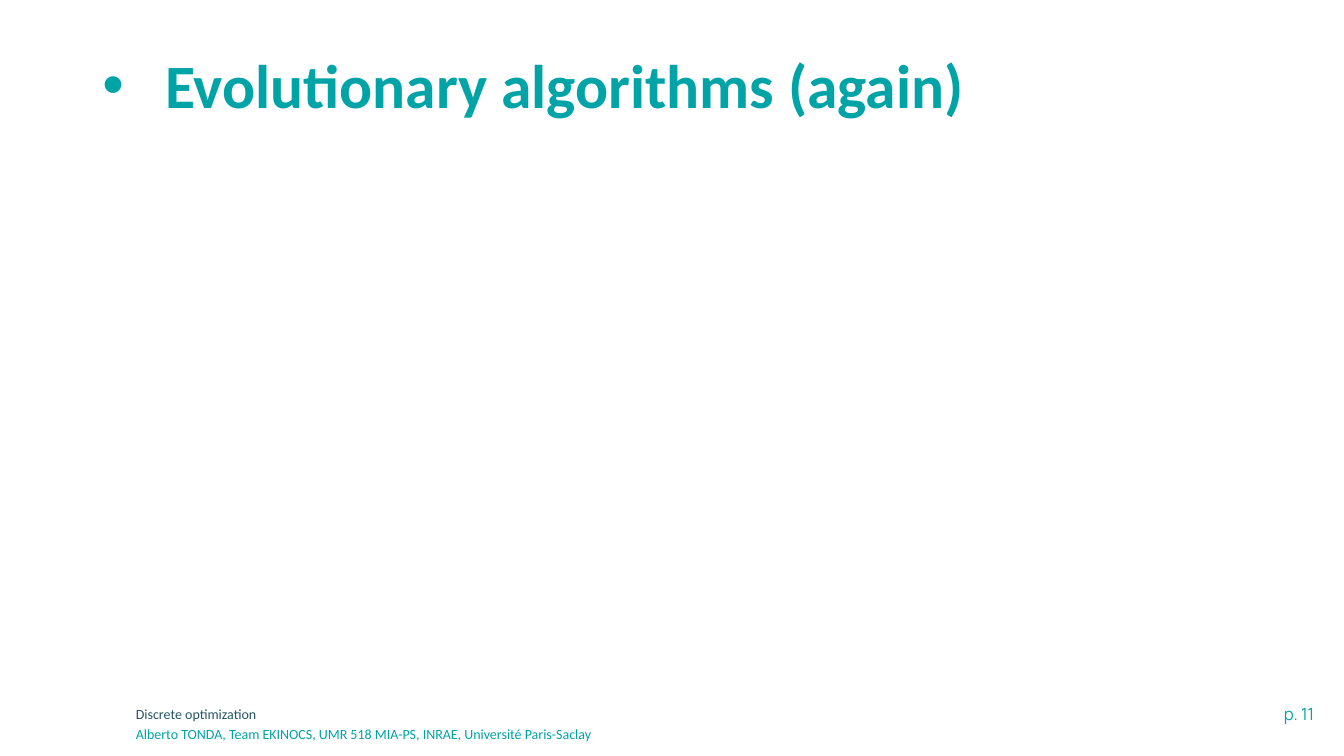
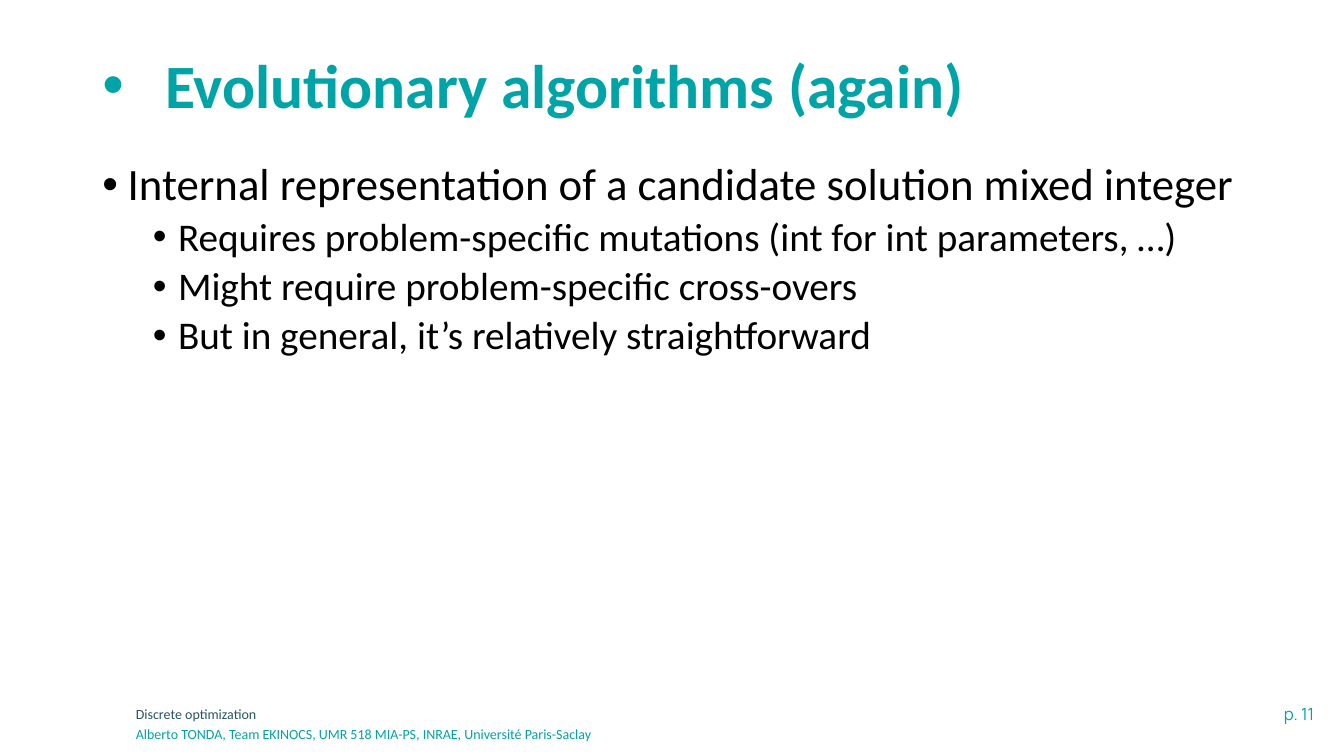
Before and after one commit to albertotonda/teaching, a slide deck: slide 11 of optimization-methods-for-artificial-intelligence/optimization-discrete.pptx. Drawn at 1344x756 pixels with LibreOffice and Linux fonts; fonts in the diff are those of the drawing; background and template pictures are left out. Boxes give left, top, right and bottom in pixels: in the first picture for what was removed or moved away, otherwise in the second. Text is boxed around its words. In the diff, an @@ line names an element or a change of style, - is before the commit and + after.

```diff
--- a/optimization-methods-for-artificial-intelligence/optimization-discrete.pptx
+++ b/optimization-methods-for-artificial-intelligence/optimization-discrete.pptx
@@ text added at bbox=[128, 169, 1233, 356], 28 pt, text #000000 @@
+• Internal representation of a candidate solution mixed integer
+  • Requires problem-specific mutations (int for int parameters, …)
+  • Might require problem-specific cross-overs
+  • But in general, it’s relatively straightforward
```
Also in this commit, not shown: 3 other slides changed, 1 other file.
